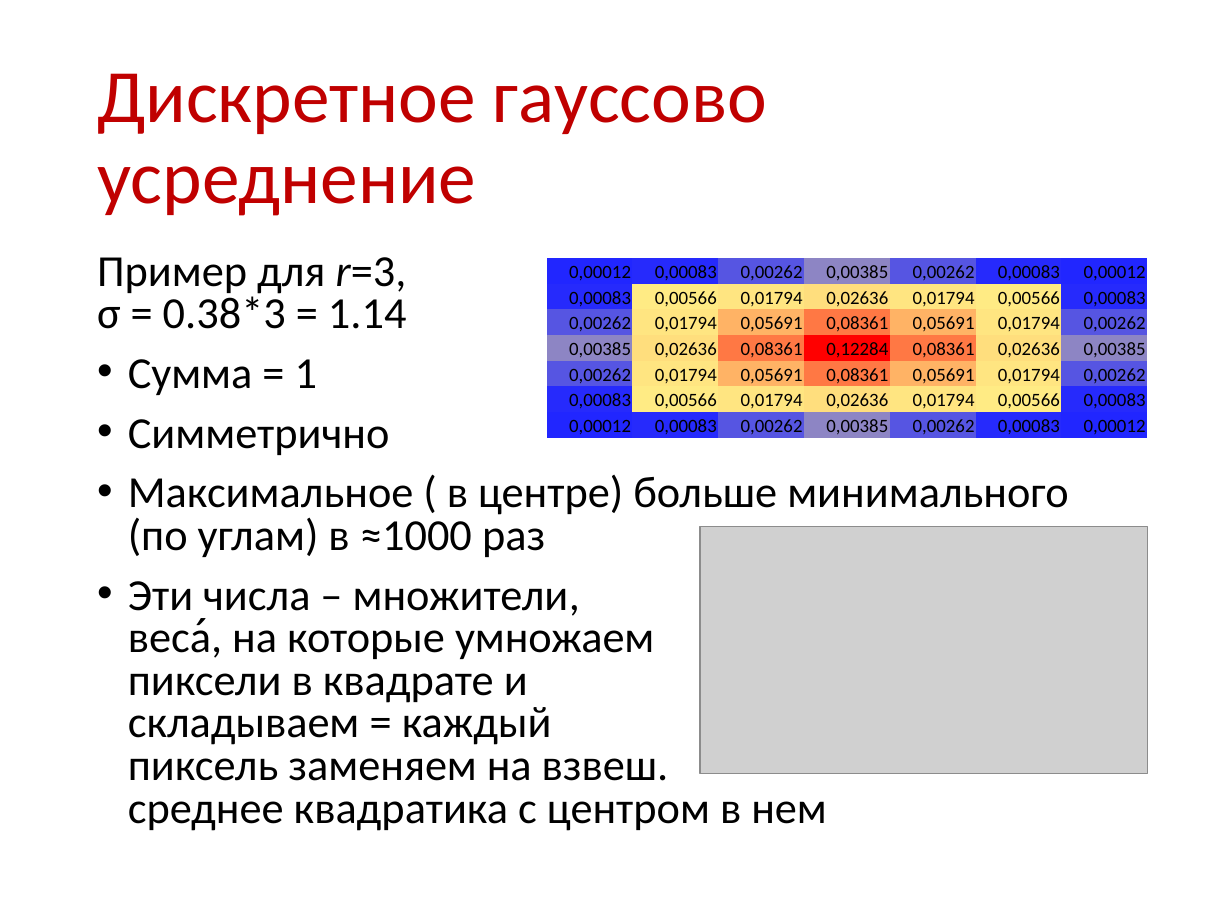
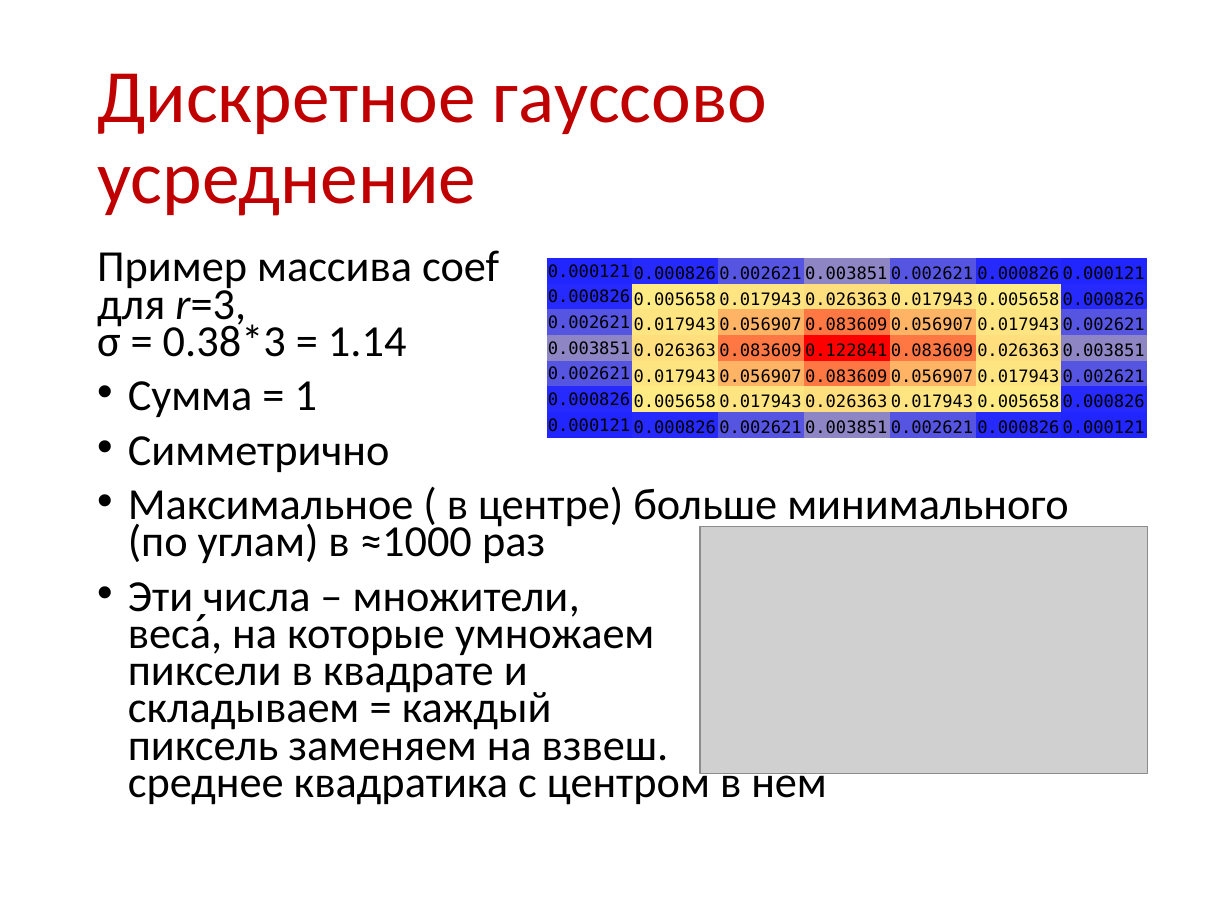
Before and after one commit to fiit15py/l02blur-tatakae1337, a slide deck: slide 23 of l02blur.pptx. Drawn at 1232x924 pixels with LibreOffice and Linux fonts; fonts in the diff are those of the drawing; grey boxes stand for pictures. Boxes give left, top, right and bottom in pixels: in the first picture for what was removed or moved away, otherwise in the second. Text is boxed around its words. In the diff, an @@ line names an element or a change of style, - is before the commit and + after.

```diff
--- a/l02blur.pptx
+++ b/l02blur.pptx
@@ text at (x1=97, y1=250, x2=499, y2=357): text changed @@
-Пример для r=3,
-σ = 0.38*3 = 1.14
+Пример массива coef
+для r=3,
+σ = 0.38*3 = 1.14
@@ table at (x1=547, y1=257, x2=1149, y2=438) @@
-row 1: 0,00012 | 0,00083 | 0,00262 | 0,00385 | 0,00262 | 0,00083 | 0,00012
+row 1: 0.000121 | 0.000826 | 0.002621 | 0.003851 | 0.002621 | 0.000826 | 0.000121
-row 2: 0,00083 | 0,00566 | 0,01794 | 0,02636 | 0,01794 | 0,00566 | 0,00083
+row 2: 0.000826 | 0.005658 | 0.017943 | 0.026363 | 0.017943 | 0.005658 | 0.000826
-row 3: 0,00262 | 0,01794 | 0,05691 | 0,08361 | 0,05691 | 0,01794 | 0,00262
+row 3: 0.002621 | 0.017943 | 0.056907 | 0.083609 | 0.056907 | 0.017943 | 0.002621
-row 4: 0,00385 | 0,02636 | 0,08361 | 0,12284 | 0,08361 | 0,02636 | 0,00385
+row 4: 0.003851 | 0.026363 | 0.083609 | 0.122841 | 0.083609 | 0.026363 | 0.003851
-row 5: 0,00262 | 0,01794 | 0,05691 | 0,08361 | 0,05691 | 0,01794 | 0,00262
+row 5: 0.002621 | 0.017943 | 0.056907 | 0.083609 | 0.056907 | 0.017943 | 0.002621
-row 6: 0,00083 | 0,00566 | 0,01794 | 0,02636 | 0,01794 | 0,00566 | 0,00083
+row 6: 0.000826 | 0.005658 | 0.017943 | 0.026363 | 0.017943 | 0.005658 | 0.000826
-row 7: 0,00012 | 0,00083 | 0,00262 | 0,00385 | 0,00262 | 0,00083 | 0,00012
+row 7: 0.000121 | 0.000826 | 0.002621 | 0.003851 | 0.002621 | 0.000826 | 0.000121
@@ text at (x1=128, y1=381, x2=1068, y2=808): line spacing 0.8 to 0.7 @@
```
Also in this commit, not shown: 1 other slide changed, 1 slide added, 1 other file.
